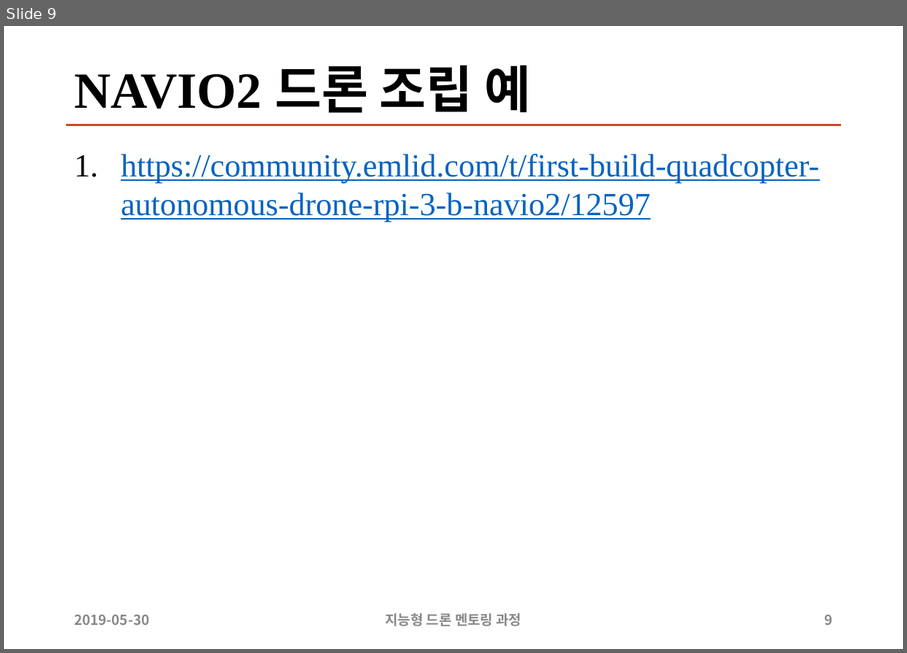
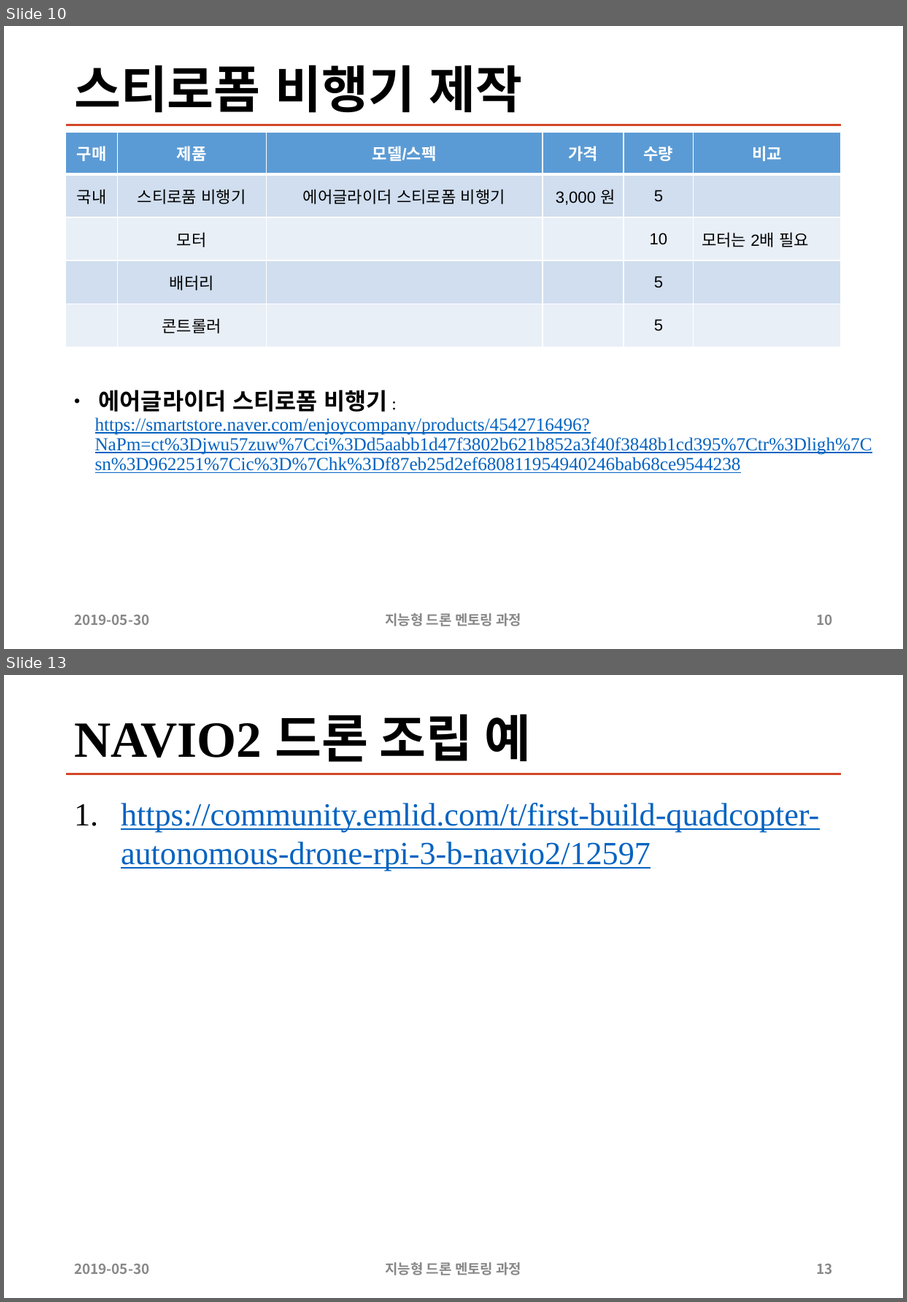
Before and after one commit to sunabove/autopilot_doc, a slide deck: 120 구매/100 OLD/108 2차 지능형 드론 멘토링 HW 구매 목록 19년 6월 V1.1.pptx. Shown one above the other, each under a label of ours: slide 9 before the commit, slides 10 and 13 after it; the slides between them are not shown. The pictures are 907x653 and 907x1302 pixels, drawn with LibreOffice and Linux fonts; fonts in the diff are those of the drawing. Boxes give left, top, right and bottom in pixels: in the first picture for what was removed or moved away, otherwise in the second. Text is boxed around its words. In the diff, an @@ line names an element or a change of style, - is before the commit and + after.

```diff
--- a/120 구매/100 OLD/108 2차 지능형 드론 멘토링 HW 구매 목록 19년 6월 V1.1.pptx
+++ b/120 구매/100 OLD/108 2차 지능형 드론 멘토링 HW 구매 목록 19년 6월 V1.1.pptx
@@ slide 10 added at [4, 26, 903, 649], background #FFFFFF; not listed: 1 template element that a slide beside it also shows @@
@@ title added at [74, 65, 522, 113], 44 pt, text #000000, bold @@
+스티로폼 비행기 제작
@@ table added at [65, 133, 841, 347], 5 rows, 6 columns @@
+구매 | 제품 | 모델/스펙 | 가격 | 수량 | 비교
+국내 | 스티로품 비행기 | 에어글라이더 스티로폼 비행기 | 3,000 원 | 5 | 
+ | 모터 |  |  | 10 | 모터는 2배 필요
+ | 배터리 |  |  | 5 | 
+ | 콘트롤러 |  |  | 5 | 
@@ text added at [95, 390, 873, 473], 16 pt, text #0563C1, underline @@
+• 에어글라이더 스티로폼 비행기 : https://smartstore.naver.com/enjoycompany/products/4542716496?NaPm=ct%3Djwu57zuw%7Cci%3Dd5aabb1d47f3802b621b852a3f40f3848b1cd395%7Ctr%3Dligh%7Csn%3D962251%7Cic%3D%7Chk%3Df87eb25d2ef680811954940246bab68ce9544238
@@ text added at [74, 614, 149, 625], 12 pt, text #888888, bold @@
+2019-05-30
@@ text added at [385, 613, 522, 626], 12 pt, text #888888, bold @@
+지능형 드론 멘토링 과정
@@ page number added at [816, 614, 833, 625], 12 pt, text #888888, bold @@
+10
@@ what was slide 9 is now slide 13 @@
@@ page number at [816, 1263, 833, 1274]: text changed @@
-9
+13
```
Also in this commit, not shown: 3 slides changed, 3 other slides added, 3 other files.
